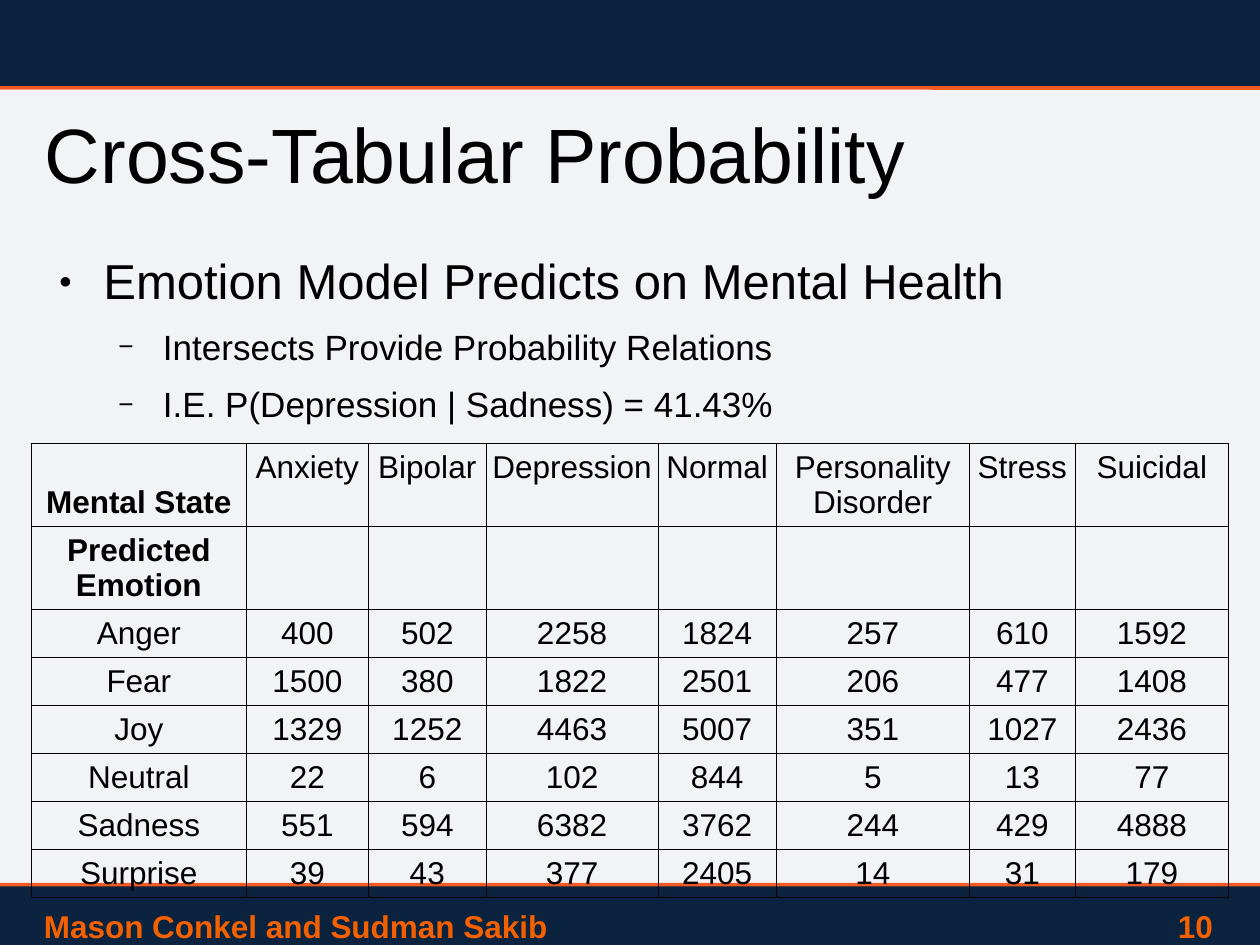
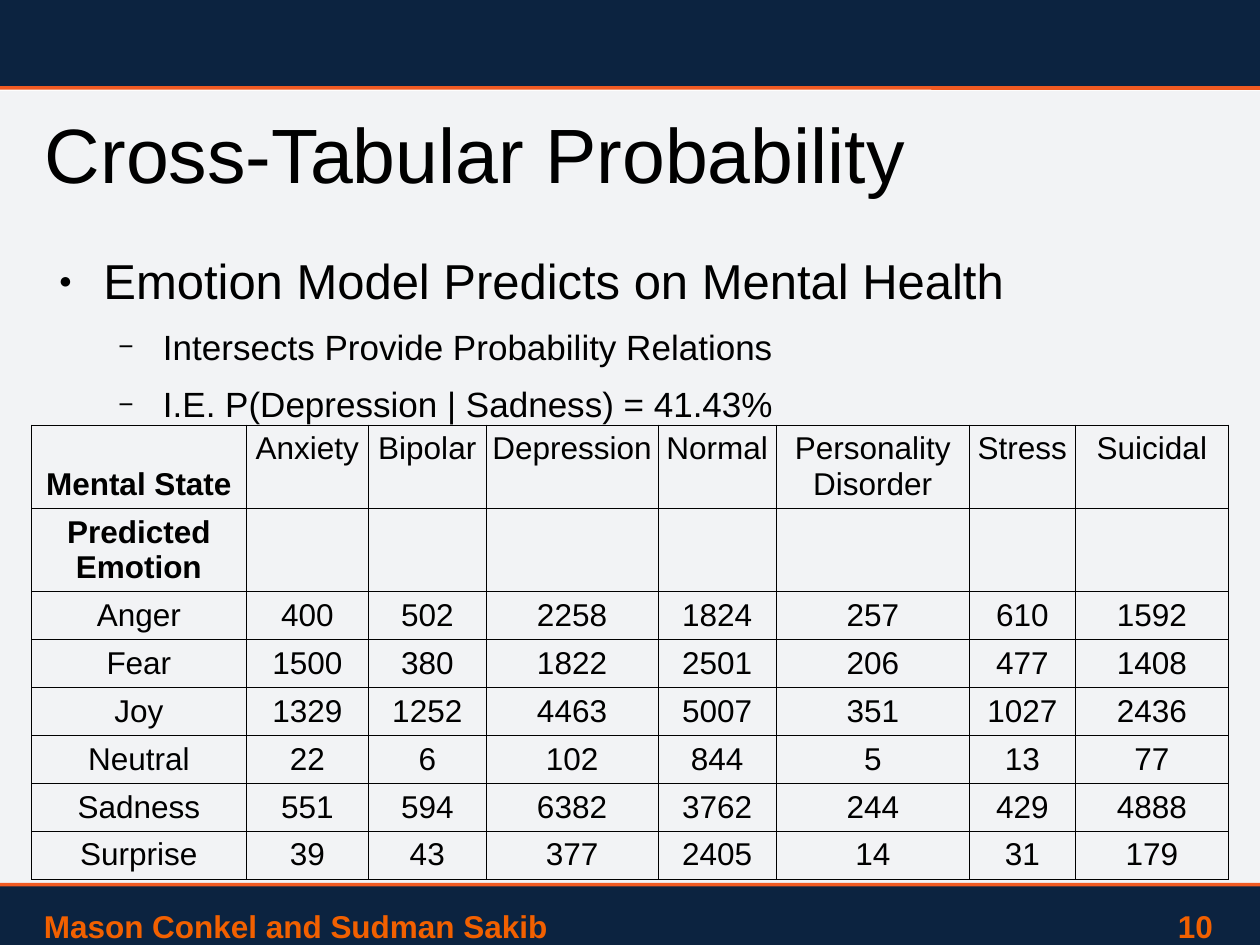
Before and after one commit to PlatypusPrincess626/EE5993_Project, a slide deck: slide 11 of EE5993_PowerPoint.pptx. Drawn at 1260x945 pixels with LibreOffice and Linux fonts; fonts in the diff are those of the drawing; background and template pictures are left out. Boxes give left, top, right and bottom in pixels: in the first picture for what was removed or moved away, otherwise in the second. Text is boxed around its words. In the diff, an @@ line names an element or a change of style, - is before the commit and + after.

Commit message:
More Batches

```diff
--- a/EE5993_PowerPoint.pptx
+++ b/EE5993_PowerPoint.pptx
@@ table: place and size @@
-table at bbox=[32, 444, 1229, 929]
+table at bbox=[32, 425, 1229, 910]
```
